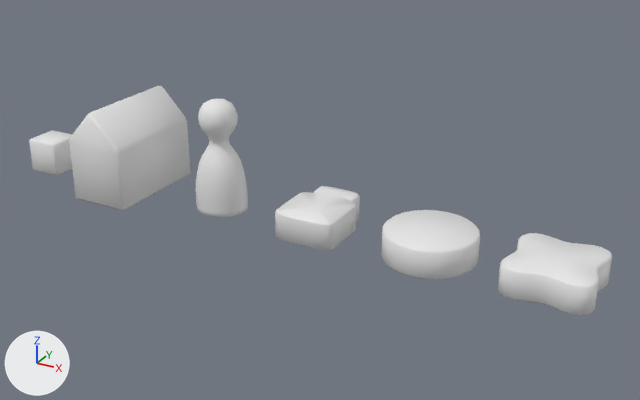
One commit to the Blender file Assets/Models/board_pieces.blend: the scene before it, then after it.
Camera for both pictures: a 50 mm lens placed at (4.28, -5.96, 3.27), pointed at (0.66, 0.63, -0.03). Arrows for +X, +Y and +Z are at lower left; the lights stay in place.

The first picture shows 'blob', 'cure', 'cylinder', 'diseaseCube', 'pawn', 'researchstation'.
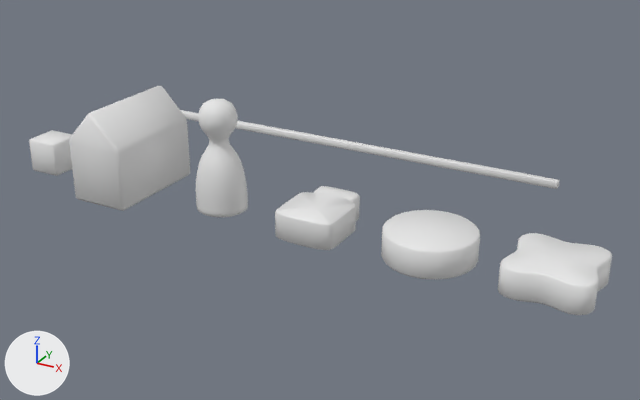
Location of each change, (x1, y1, x2, y2) in pixels of the pictures (640 x 400 px):
'line', added: after (180, 110, 560, 189)

Patch to the scene script:
```diff
--- a/Assets/Models/board_pieces.blend.py
+++ b/Assets/Models/board_pieces.blend.py
@@ me_cube_003 @@
+me_cube_003.from_pydata(...)  # a box spanning x -2.5..2.5, y -0.04..0.04, z -0.04..0.04
+me_cube_003.polygons.foreach_set('use_smooth', [True] * 6)
@@ ob_line @@
+ob_line = bpy.data.objects.new('line', me_cube_003)
+ob_line.location = (0.0, 2.0, 0.0)
+ob_line.rotation_euler = (1.571, 0.0, 0.0)  # degrees (90, 0, 0)
+_m = ob_line.modifiers.new('Bevel', 'BEVEL')
+_m.width = 0.007
+_m.width_pct = 0.007
+_m.limit_method = 'NONE'
+_m.spread = 0.0
```
